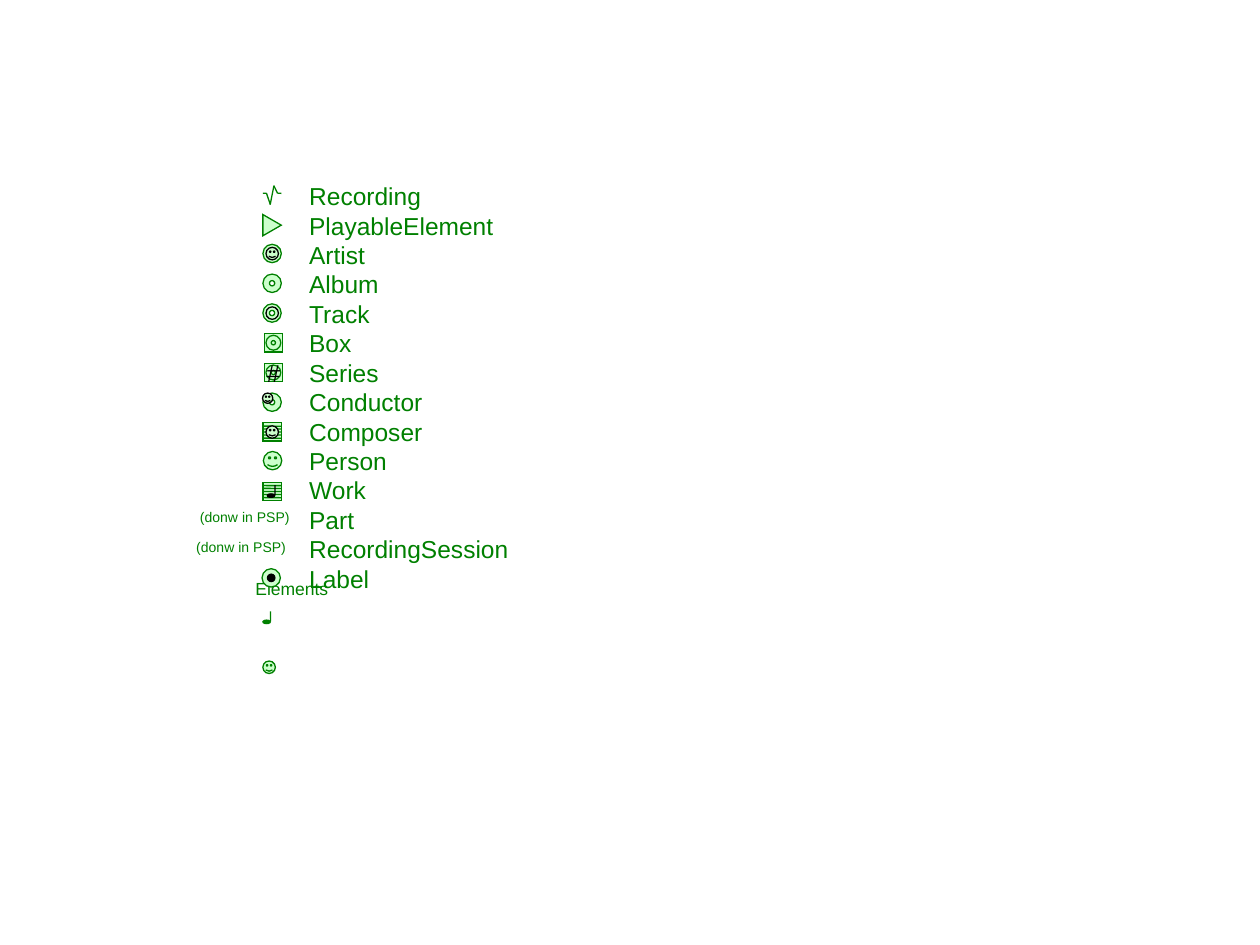
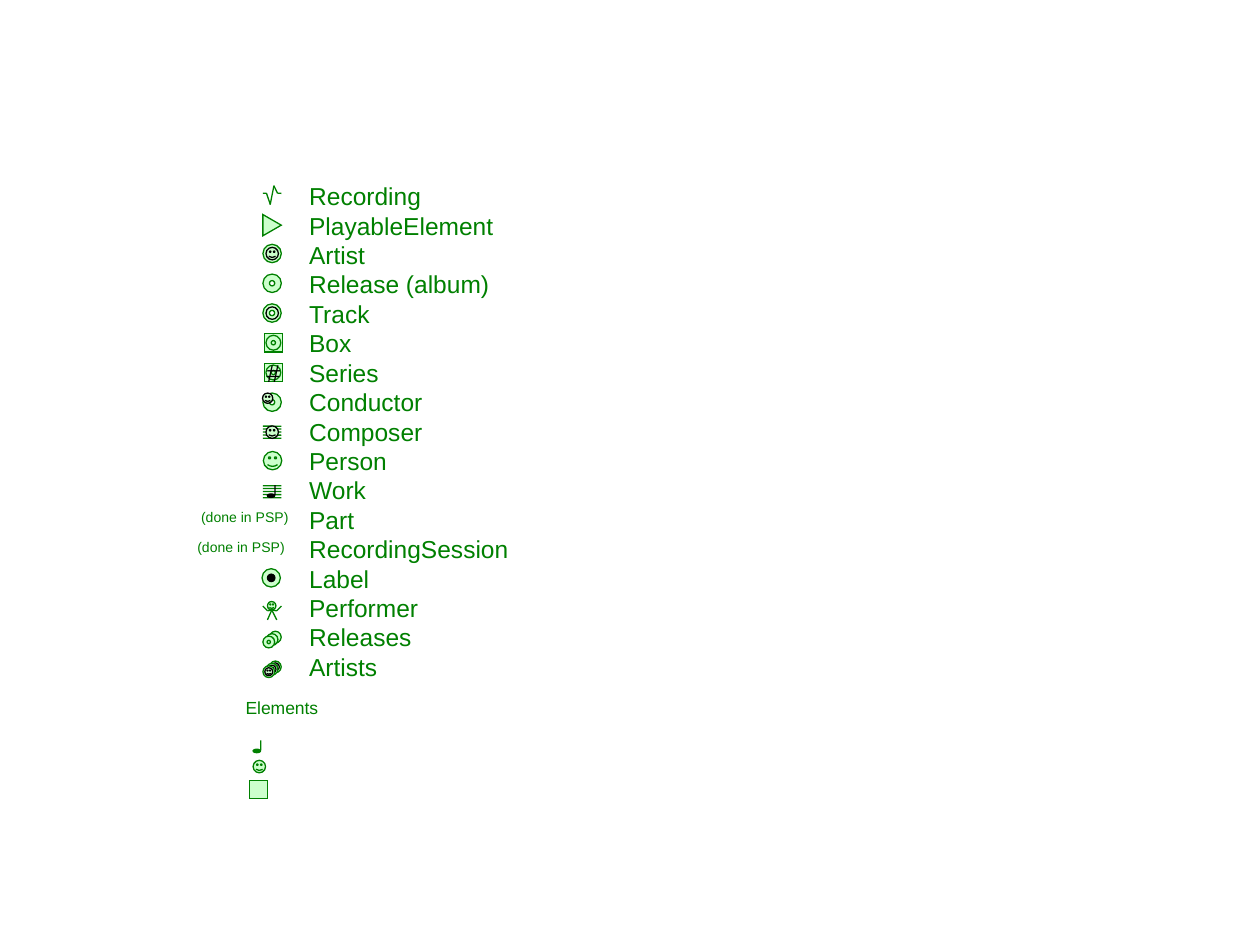
Before and after one commit to erland/socialmusicdiscovery, a slide deck: slide 1 of prototypes/ClientRCP_maven/smd-rcp-client-plugin/icons/strawman/buildingblocks/basicfigures.ppt. Drawn at 1260x945 pixels with LibreOffice and Linux fonts; fonts in the diff are those of the drawing. Boxes give left, top, right and bottom in pixels: in the first picture for what was removed or moved away, otherwise in the second. Text is boxed around its words. In the diff, an @@ line names an element or a change of style, - is before the commit and + after.

```diff
--- a/prototypes/ClientRCP_maven/smd-rcp-client-plugin/icons/strawman/buildingblocks/basicfigures.ppt
+++ b/prototypes/ClientRCP_maven/smd-rcp-client-plugin/icons/strawman/buildingblocks/basicfigures.ppt
@@ text at <box>309,275,489,298</box>: text changed @@
-Album
+Release (album)
@@ rectangle removed at <box>263,423,282,442</box> @@
@@ text at <box>201,512,289,525</box>: text changed @@
-(donw in PSP)
+(done in PSP)
@@ text at <box>197,542,285,555</box>: text changed @@
-(donw in PSP)
+(done in PSP)
@@ text at <box>309,599,418,677</box>: paragraphs added @@
+Performer
+Releases
+Artists
@@ group added at <box>263,601,281,620</box>: 5 lines, 1 smiley face @@
@@ line moved from (271, 611) - (271, 621) to (272, 610) - (267, 620) @@
@@ donut added at <box>263,636,275,648</box>, fill #CCFFCC, outline #008000 0.74 pt @@
@@ donut added at <box>266,634,277,645</box>, fill #CCFFCC, outline #008000 0.74 pt @@
@@ donut added at <box>270,631,281,643</box>, fill #CCFFCC, outline #008000 0.74 pt @@
@@ group added at <box>263,662,281,678</box>: 3 donuts, 3 smiley faces @@
@@ text "Elements": place and size @@
-text "Elements" at <box>255,582,328,595</box>
+text "Elements" at <box>246,701,319,714</box>
@@ line added from (261, 741) to (261, 751), #008000 0.74 pt @@
@@ smiley face: place and size @@
-smiley face at <box>263,662,276,674</box>
+smiley face at <box>253,760,266,772</box>
@@ ellipse: place and size @@
-ellipse at <box>263,620,271,624</box>
+ellipse at <box>253,750,261,753</box>
@@ rectangle: place and size @@
-rectangle at <box>263,483,282,501</box>
+rectangle at <box>249,780,268,799</box>
```
Also in this commit, not shown: 28 other files.
